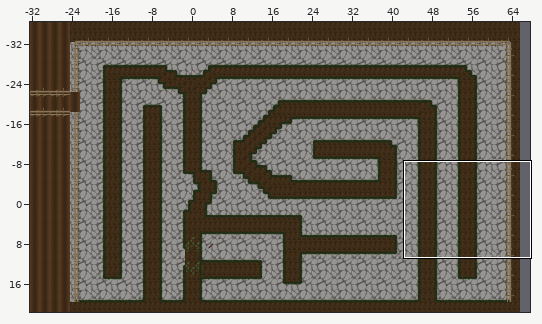
Tiled map (JSON) -- code/map/scene_1.json. The picture above shows the old version from afar; the outline marks the close-up.
Close-up. Before the edit:
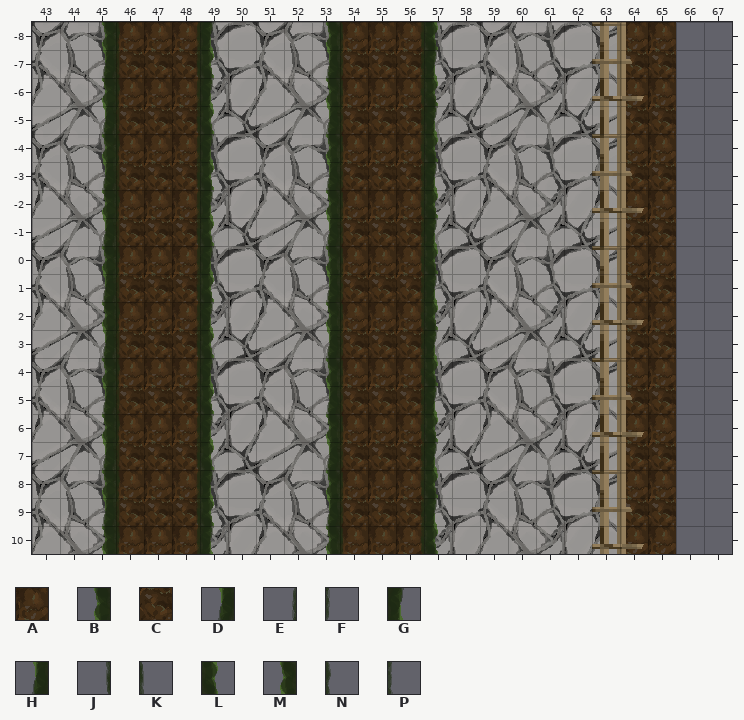
Cells are 32x32 px. Shown: x 43..67, y -8..10. The commit also changed other parts of the map, which this record leaves out.
Key: from "tileset_1": A 0, B 1, C 9, D 10, E 18, F 18 turned 180, G 19, H 19 turned 180, J 27, K 27 turned 180, L 28, M 28 turned 180, N 36, P 45.
_ is an empty cell.
Layers that did not change in this view are not listed.
Layer "sol_marche" before, first column x 43:
-8 ___AAA_____AAA_______AA__
-7 ___CCC_____CCC_______CC__
-6 ___AAA_____AAA_______AA__
-5 ___CCC_____CCC_______CC__
-4 ___AAA_____AAA_______AA__
-3 ___CCC_____CCC_______CC__
-2 ___AAA_____AAA_______AA__
-1 ___CCC_____CCC_______CC__
 0 ___AAA_____AAA_______AA__
 1 ___CCC_____CCC_______CC__
 2 ___AAA_____AAA_______AA__
 3 ___CCC_____CCC_______CC__
 4 ___AAA_____AAA_______AA__
 5 ___CCC_____CCC_______CC__
 6 ___AAA_____AAA_______AA__
 7 ___CCC_____CCC_______CC__
 8 ___AAA_____AAA_______AA__
 9 ___CCC_____CCC_______CC__
10 ___AAA_____AAA_______AA__
Layer "haie_collision" before, first column x 43:
-8 __BN_EG___MK_JL__________
-7 __DP_JL___HF_EG__________
-6 __BN_EG___MK_JL__________
-5 __DP_JL___HF_EG__________
-4 __BN_EG___MK_JL__________
-3 __DP_JL___HF_EG__________
-2 __BN_EG___MK_JL__________
-1 __DP_JL___HF_EG__________
 0 __BN_EG___MK_JL__________
 1 __DP_JL___HF_EG__________
 2 __BN_EG___MK_JL__________
 3 __DP_JL___HF_EG__________
 4 __BN_EG___MK_JL__________
 5 __DP_JL___HF_EG__________
 6 __BN_EG___MK_JL__________
 7 __DP_JL___HF_EG__________
 8 __BN_EG___MK_JL__________
 9 __DP_JL___HF_EG__________
10 __BN_EG___MK_JL__________
Once edited:
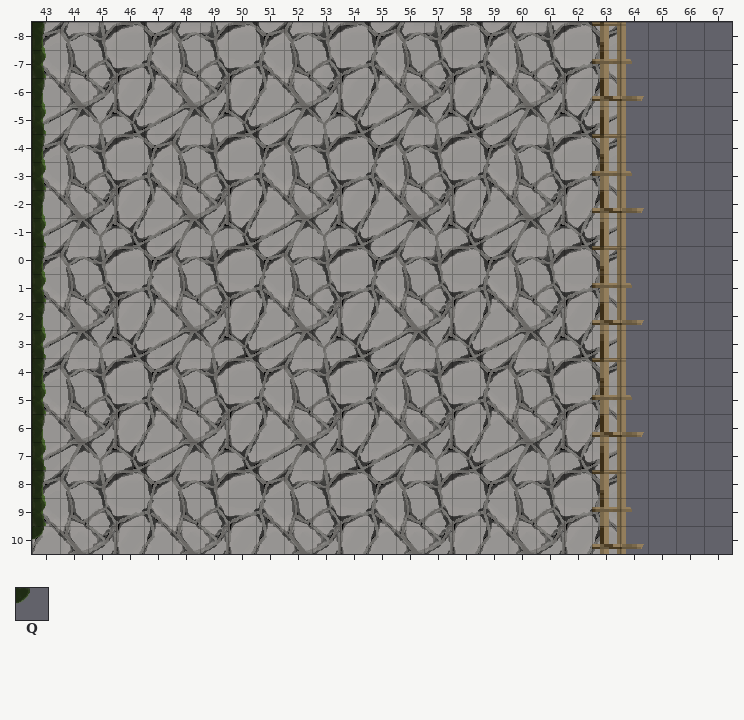
Further tiles: from "tileset_1": Q 54.
What changed:
Layer "sol_marche" (removed):
y -8: x 46..48 AAA -> ___; x 54..56 AAA -> ___; x 64..65 AA -> __
y -7: x 46..48 CCC -> ___; x 54..56 CCC -> ___; x 64..65 CC -> __
y -6: x 46..48 AAA -> ___; x 54..56 AAA -> ___; x 64..65 AA -> __
y -5: x 46..48 CCC -> ___; x 54..56 CCC -> ___; x 64..65 CC -> __
y -4: x 46..48 AAA -> ___; x 54..56 AAA -> ___; x 64..65 AA -> __
y -3: x 46..48 CCC -> ___; x 54..56 CCC -> ___; x 64..65 CC -> __
y -2: x 46..48 AAA -> ___; x 54..56 AAA -> ___; x 64..65 AA -> __
y -1: x 46..48 CCC -> ___; x 54..56 CCC -> ___; x 64..65 CC -> __
y 0: x 46..48 AAA -> ___; x 54..56 AAA -> ___; x 64..65 AA -> __
y 1: x 46..48 CCC -> ___; x 54..56 CCC -> ___; x 64..65 CC -> __
y 2: x 46..48 AAA -> ___; x 54..56 AAA -> ___; x 64..65 AA -> __
y 3: x 46..48 CCC -> ___; x 54..56 CCC -> ___; x 64..65 CC -> __
y 4: x 46..48 AAA -> ___; x 54..56 AAA -> ___; x 64..65 AA -> __
y 5: x 46..48 CCC -> ___; x 54..56 CCC -> ___; x 64..65 CC -> __
y 6: x 46..48 AAA -> ___; x 54..56 AAA -> ___; x 64..65 AA -> __
y 7: x 46..48 CCC -> ___; x 54..56 CCC -> ___; x 64..65 CC -> __
y 8: x 46..48 AAA -> ___; x 54..56 AAA -> ___; x 64..65 AA -> __
y 9: x 46..48 CCC -> ___; x 54..56 CCC -> ___; x 64..65 CC -> __
y 10: x 46..48 AAA -> ___; x 54..56 AAA -> ___; x 64..65 AA -> __
Layer "haie_collision":
y -8: x 43 _ -> G; x 45..46 BN -> __; x 48..49 EG -> __; x 53..54 MK -> __; x 56..57 JL -> __
y -7: x 43 _ -> L; x 45..46 DP -> __; x 48..49 JL -> __; x 53..54 HF -> __; x 56..57 EG -> __
y -6: x 43 _ -> G; x 45..46 BN -> __; x 48..49 EG -> __; x 53..54 MK -> __; x 56..57 JL -> __
y -5: x 43 _ -> L; x 45..46 DP -> __; x 48..49 JL -> __; x 53..54 HF -> __; x 56..57 EG -> __
y -4: x 43 _ -> G; x 45..46 BN -> __; x 48..49 EG -> __; x 53..54 MK -> __; x 56..57 JL -> __
y -3: x 43 _ -> L; x 45..46 DP -> __; x 48..49 JL -> __; x 53..54 HF -> __; x 56..57 EG -> __
y -2: x 43 _ -> G; x 45..46 BN -> __; x 48..49 EG -> __; x 53..54 MK -> __; x 56..57 JL -> __
y -1: x 43 _ -> L; x 45..46 DP -> __; x 48..49 JL -> __; x 53..54 HF -> __; x 56..57 EG -> __
y 0: x 43 _ -> G; x 45..46 BN -> __; x 48..49 EG -> __; x 53..54 MK -> __; x 56..57 JL -> __
y 1: x 43 _ -> L; x 45..46 DP -> __; x 48..49 JL -> __; x 53..54 HF -> __; x 56..57 EG -> __
y 2: x 43 _ -> G; x 45..46 BN -> __; x 48..49 EG -> __; x 53..54 MK -> __; x 56..57 JL -> __
y 3: x 43 _ -> L; x 45..46 DP -> __; x 48..49 JL -> __; x 53..54 HF -> __; x 56..57 EG -> __
y 4: x 43 _ -> G; x 45..46 BN -> __; x 48..49 EG -> __; x 53..54 MK -> __; x 56..57 JL -> __
y 5: x 43 _ -> L; x 45..46 DP -> __; x 48..49 JL -> __; x 53..54 HF -> __; x 56..57 EG -> __
y 6: x 43 _ -> G; x 45..46 BN -> __; x 48..49 EG -> __; x 53..54 MK -> __; x 56..57 JL -> __
y 7: x 43 _ -> L; x 45..46 DP -> __; x 48..49 JL -> __; x 53..54 HF -> __; x 56..57 EG -> __
y 8: x 43 _ -> G; x 45..46 BN -> __; x 48..49 EG -> __; x 53..54 MK -> __; x 56..57 JL -> __
y 9: x 43 _ -> L; x 45..46 DP -> __; x 48..49 JL -> __; x 53..54 HF -> __; x 56..57 EG -> __
y 10: x 43 _ -> Q; x 45..46 BN -> __; x 48..49 EG -> __; x 53..54 MK -> __; x 56..57 JL -> __
Pixel boxes of the changes (left, top, right, bottom) in both close-ups:
added: (32, 22, 46, 540)
removed: (102, 22, 214, 554)
removed: (326, 22, 438, 554)
removed: (626, 22, 676, 554)
